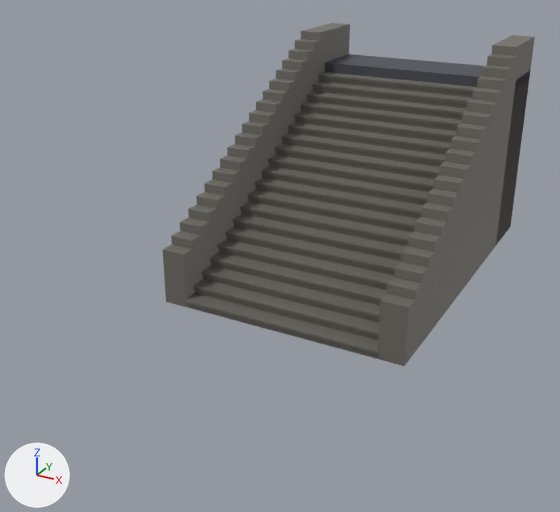
An edit to the glTF model assets/models/town_terrace_stair.glb, drawn before and after from the same camera.
Rendered twice from a camera (50 mm lens) standing at (6.13, -16.99, 7.03) and looking at (-0.51, -4.92, 1.0). The axes (+X, +Y, +Z) are drawn at lower left. The lights are the same throughout. The picture after the commit comes second. Vertices at exactly the same position are counted once.

Script lines for the objects in view, before the commit:
```python
me_prop = bpy.data.meshes.new('prop')
me_prop.from_pydata(...)  # 552 vertices, 1008 faces; spans x -2.5..2.5, y -6.05..1.4, z 0.0..4.55
me_prop.materials.append(mat_defaultmaterial)
ob_prop = bpy.data.objects.new('prop', me_prop)
ob_prop.location = (0.0, 0.0, 0.0)
```
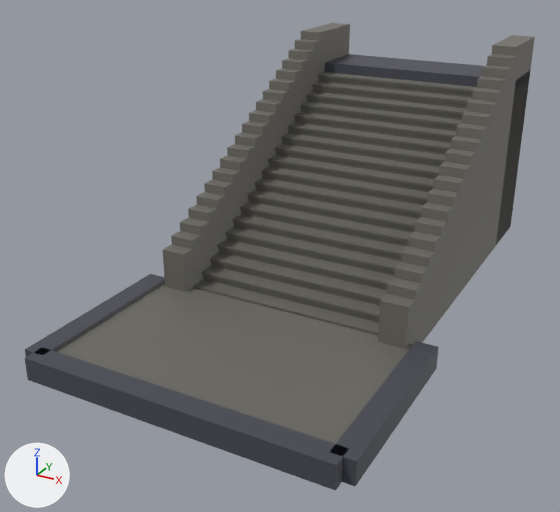
Pixel boxes [x1, y1, x2, y2] of what changed, in the pictures (560 x 512 px):
'prop', reshaped (37% wider, 36% taller): before [163, 23, 535, 366]; after [25, 23, 535, 491]
part 1 of me_prop, added: after [56, 283, 413, 444]
part 2 of me_prop, added: after [25, 274, 165, 357]
part 3 of me_prop, added: after [330, 341, 438, 487]
part 4 of me_prop, added: after [25, 349, 348, 491]

The edits, one by one:
me_prop is used by ob_prop; location (0.0, 0.0, 0.0).
me_prop had 552 vertices, 1008 faces and spanned x -2.5..2.5, y -6.05..1.4, z 0.0..4.55.
me_prop now has 584 vertices, 1056 faces and spans x -3.0..3.0, y -9.4..1.4, z 0.0..4.55.
me_prop part 1: a new loose piece, a box spanning x -2.8..2.8, y -9.2..-5.8, z 0.0..0.34, in mat_defaultmaterial.
me_prop part 2: a new loose piece, a box spanning x -3.0..-2.6, y -9.2..-5.8, z 0.0..0.42, in mat_defaultmaterial.
me_prop part 3: a new loose piece, a box spanning x 2.6..3.0, y -9.2..-5.8, z 0.0..0.42, in mat_defaultmaterial.
me_prop part 4: a new loose piece, a box spanning x -2.8..2.8, y -9.4..-9.0, z 0.0..0.42, in mat_defaultmaterial.
